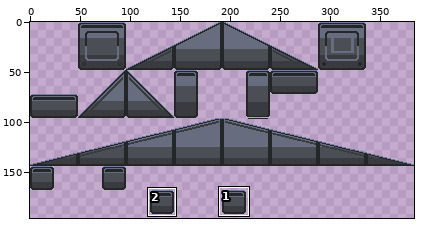
Two versions of one sprite sheet, Content/Image/TileSet_Slope2D.png. The first picture is a wide view before the edit; the outline marks the close-up.
Close-up. First the earlier version:
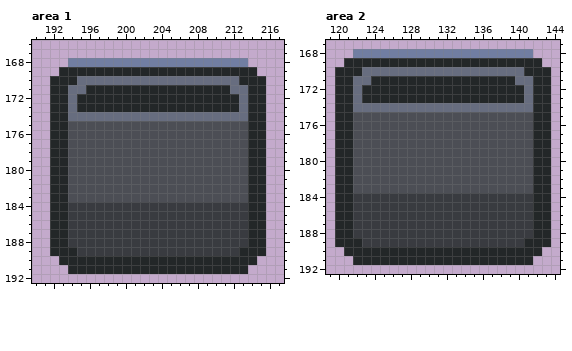
The file is 384x240 pixels. Shown: area 1: x 190..217, y 166..192; area 2: x 119..144, y 167..192. The wide view leaves out empty margins. The commit also changed other parts of the picture, which this record leaves out.
Once edited:
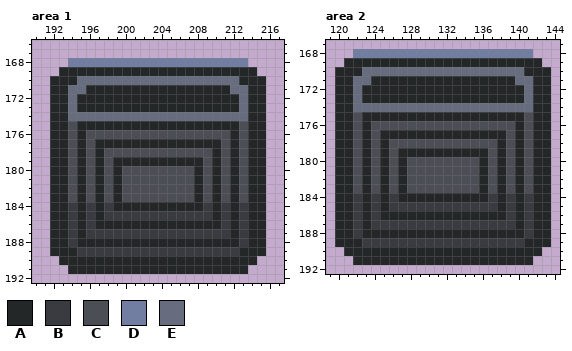
Palette (. is transparent): A #232728  B #393b40  C #4c4e55  D #717ea2  E #676d7f
Diff:
--- area 1
@@ x 190..217 @@
 174 ..AAEEEEEEEEEEEEEEEEEEEEAA..
-175 ..AACCCCCCCCCCCCCCCCCCCCAA..
-176 ..AACCCCCCCCCCCCCCCCCCCCAA..
-177 ..AACCCCCCCCCCCCCCCCCCCCAA..
-178 ..AACCCCCCCCCCCCCCCCCCCCAA..
-179 ..AACCCCCCCCCCCCCCCCCCCCAA..
-180 ..AACCCCCCCCCCCCCCCCCCCCAA..
-181 ..AACCCCCCCCCCCCCCCCCCCCAA..
-182 ..AACCCCCCCCCCCCCCCCCCCCAA..
-183 ..AACCCCCCCCCCCCCCCCCCCCAA..
-184 ..AABBBBBBBBBBBBBBBBBBBBAA..
-185 ..AABBBBBBBBBBBBBBBBBBBBAA..
-186 ..AABBBBBBBBBBBBBBBBBBBBAA..
-187 ..AABBBBBBBBBBBBBBBBBBBBAA..
-188 ..AABBBBBBBBBBBBBBBBBBBBAA..
+175 ..AACAAAAAAAAAAAAAAAAAACAA..
+176 ..AACACCCCCCCCCCCCCCCCACAA..
+177 ..AACACAAAAAAAAAAAAAACACAA..
+178 ..AACACACCCCCCCCCCCCACACAA..
+179 ..AACACACAAAAAAAAAACACACAA..
+180 ..AACACACACCCCCCCCACACACAA..
+181 ..AACACACACCCCCCCCACACACAA..
+182 ..AACACACACCCCCCCCACACACAA..
+183 ..AACACACACCCCCCCCACACACAA..
+184 ..AABABABAAAAAAAAAABABABAA..
+185 ..AABABABBBBBBBBBBBBABABAA..
+186 ..AABABAAAAAAAAAAAAAABABAA..
+187 ..AABABBBBBBBBBBBBBBBBABAA..
+188 ..AABAAAAAAAAAAAAAAAAAABAA..
 189 ..AAABBBBBBBBBBBBBBBBBBAAA..
--- area 2
@@ x 119..144 @@
 174 .AAEEEEEEEEEEEEEEEEEEEEAA.
-175 .AACCCCCCCCCCCCCCCCCCCCAA.
-176 .AACCCCCCCCCCCCCCCCCCCCAA.
-177 .AACCCCCCCCCCCCCCCCCCCCAA.
-178 .AACCCCCCCCCCCCCCCCCCCCAA.
-179 .AACCCCCCCCCCCCCCCCCCCCAA.
-180 .AACCCCCCCCCCCCCCCCCCCCAA.
-181 .AACCCCCCCCCCCCCCCCCCCCAA.
-182 .AACCCCCCCCCCCCCCCCCCCCAA.
-183 .AACCCCCCCCCCCCCCCCCCCCAA.
-184 .AABBBBBBBBBBBBBBBBBBBBAA.
-185 .AABBBBBBBBBBBBBBBBBBBBAA.
-186 .AABBBBBBBBBBBBBBBBBBBBAA.
-187 .AABBBBBBBBBBBBBBBBBBBBAA.
-188 .AABBBBBBBBBBBBBBBBBBBBAA.
+175 .AACAAAAAAAAAAAAAAAAAACAA.
+176 .AACACCCCCCCCCCCCCCCCACAA.
+177 .AACACAAAAAAAAAAAAAACACAA.
+178 .AACACACCCCCCCCCCCCACACAA.
+179 .AACACACAAAAAAAAAACACACAA.
+180 .AACACACACCCCCCCCACACACAA.
+181 .AACACACACCCCCCCCACACACAA.
+182 .AACACACACCCCCCCCACACACAA.
+183 .AACACACACCCCCCCCACACACAA.
+184 .AABABABAAAAAAAAAABABABAA.
+185 .AABABABBBBBBBBBBBBABABAA.
+186 .AABABAAAAAAAAAAAAAABABAA.
+187 .AABABBBBBBBBBBBBBBBBABAA.
+188 .AABAAAAAAAAAAAAAAAAAABAA.
 189 .AAABBBBBBBBBBBBBBBBBBAAA.
Changed places in both close-ups, as pixel boxes (x1, y1, x2, y2):
changed: (77, 121, 239, 247)
changed: (362, 112, 524, 238)
